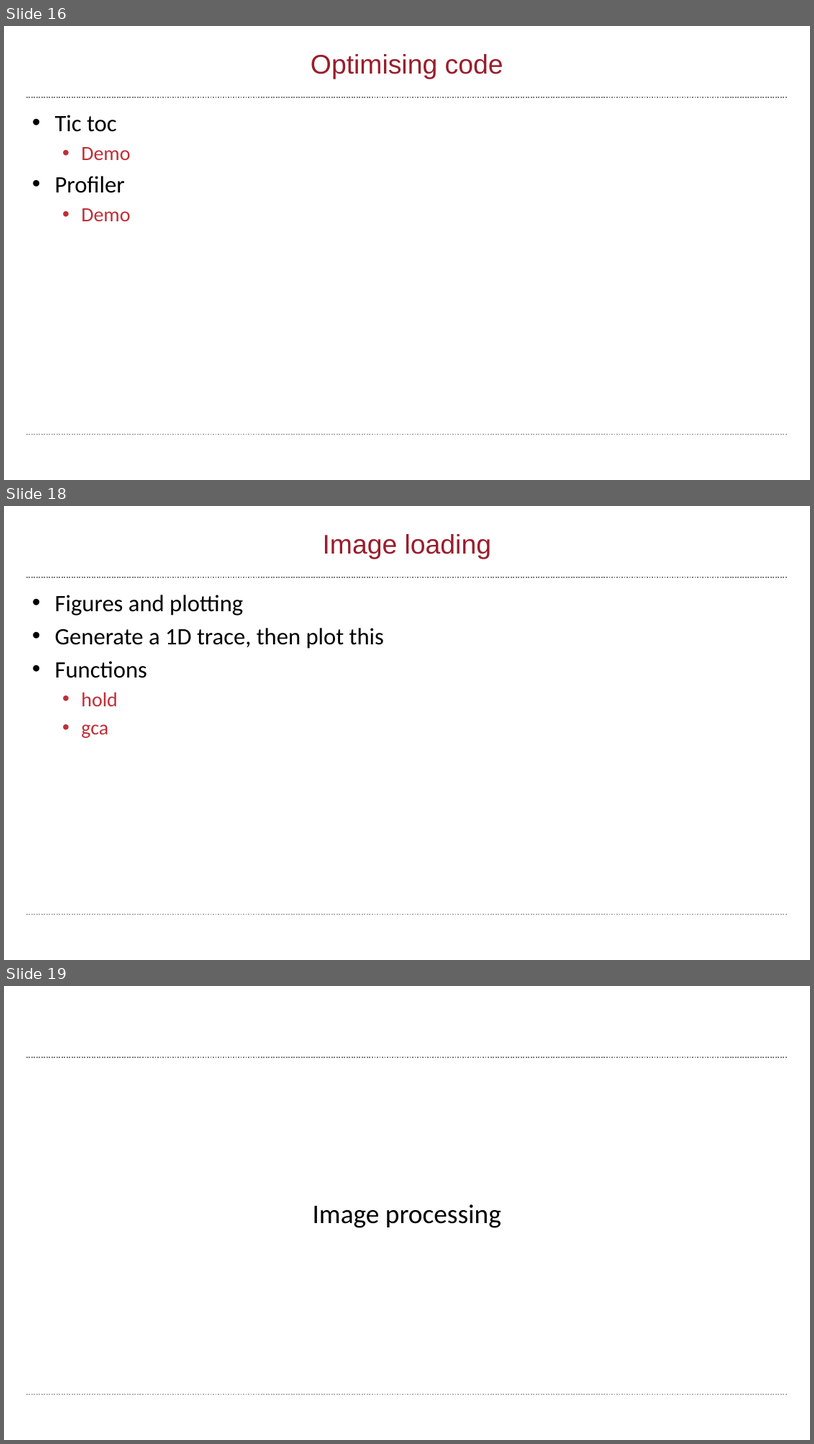
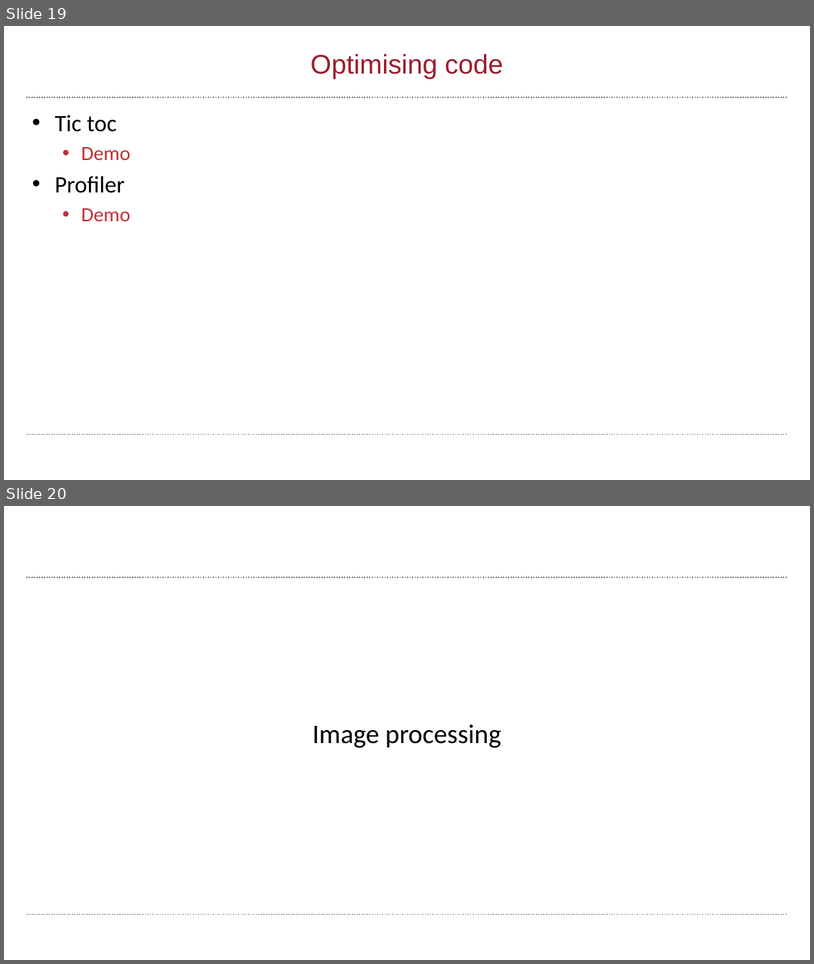
Before and after one commit to wbif-bristol/MATLAB-course, a slide deck: Session 2 - Matrices and image processing/MATLAB Session 2.pptx. Shown one above the other, each under a label of ours: slides 16, 18 and 19 before the commit, slides 19 and 20 after it; the slides between them are not shown. The pictures are 814x1444 and 814x964 pixels, drawn with LibreOffice and Linux fonts; fonts in the diff are those of the drawing; background and template pictures are left out. Boxes give left, top, right and bottom in pixels: in the first picture for what was removed or moved away, otherwise in the second. Text is boxed around its words. In the diff, an @@ line names an element or a change of style, - is before the commit and + after.

```diff
--- a/Session 2 - Matrices and image processing/MATLAB Session 2.pptx
+++ b/Session 2 - Matrices and image processing/MATLAB Session 2.pptx
@@ slide 18 removed at (x1=4, y1=506, x2=810, y2=960), background #FFFFFF; not listed: 2 template elements that a slide beside it also shows @@
@@ title removed at (x1=323, y1=534, x2=491, y2=559) @@
-Image loading
@@ text removed at (x1=55, y1=595, x2=384, y2=738) @@
-• Figures and plotting
-• Generate a 1D trace, then plot this
-• Functions
-  • hold
-  • gca
@@ what was slide 16 is now slide 19 @@
@@ what was slide 19 is now slide 20 @@
```
Also in this commit, not shown: 4 slides changed, 4 slides added, 2 other slides removed, 3 other files.
